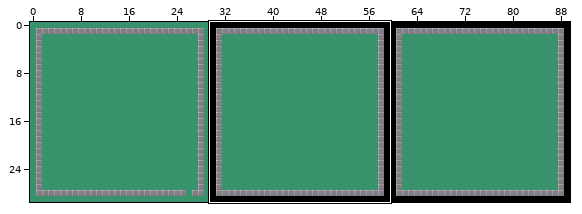
An edit to a level. Tiled map, data/domains/domain.tmx. Above: a wide view before the commit, with the close-up outlined.
Close-up. As it was:
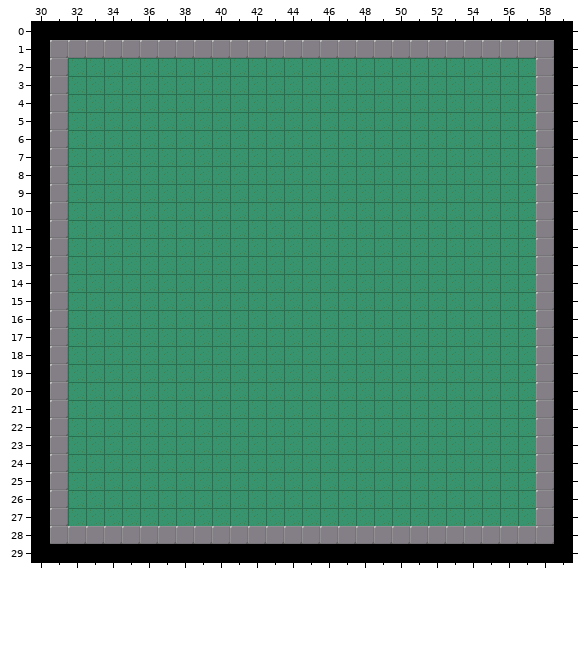
Cells are 32x32 px. Shown: x 30..59, y 0..29. The commit also changed other parts of the map, which this record leaves out.
After the commit:
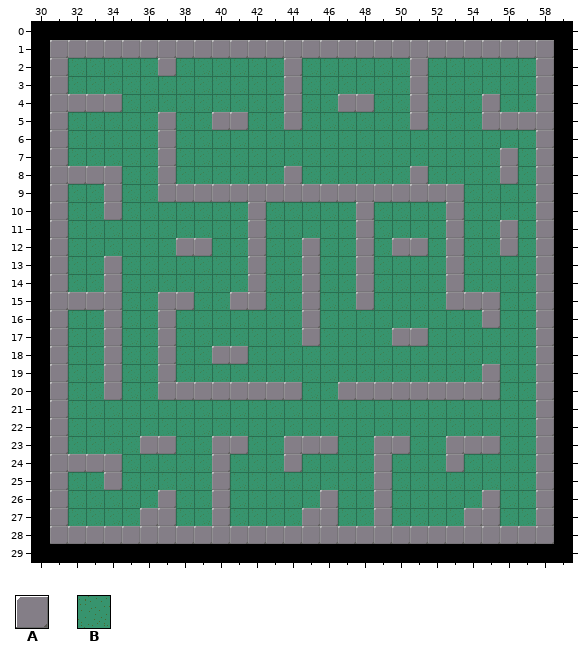
Key: from "3_tiles.png": A 1, B 2.
_ is an empty cell.
Difference:
Layer "Tile Layer 1":
y 2: x 37 B -> A; x 44 B -> A; x 51 B -> A
y 3: x 44 B -> A; x 51 B -> A
y 4: x 32..34 BBB -> AAA; x 44 B -> A; x 47..48 BB -> AA; x 51 B -> A; x 55 B -> A
y 5: x 37 B -> A; x 40..41 BB -> AA; x 44 B -> A; x 51 B -> A; x 55..57 BBB -> AAA
y 6: x 37 B -> A
y 7: x 37 B -> A; x 56 B -> A
y 8: x 32..34 BBB -> AAA; x 37 B -> A; x 44 B -> A; x 51 B -> A; x 56 B -> A
y 9: x 34 B -> A; x 37..53 BBBBBBBBBBBBBBBBB -> AAAAAAAAAAAAAAAAA
y 10: x 34 B -> A; x 42 B -> A; x 48 B -> A; x 53 B -> A
y 11: x 42 B -> A; x 48 B -> A; x 53 B -> A; x 56 B -> A
y 12: x 38..39 BB -> AA; x 42 B -> A; x 45 B -> A; x 48 B -> A; x 50..51 BB -> AA; x 53 B -> A; x 56 B -> A
y 13..14: x 34 B -> A; x 42 B -> A; x 45 B -> A; x 48 B -> A; x 53 B -> A
y 15: x 32..34 BBB -> AAA; x 37..38 BB -> AA; x 41..42 BB -> AA; x 45 B -> A; x 48 B -> A; x 53..55 BBB -> AAA
y 16: x 34 B -> A; x 37 B -> A; x 45 B -> A; x 55 B -> A
y 17: x 34 B -> A; x 37 B -> A; x 45 B -> A; x 50..51 BB -> AA
y 18: x 34 B -> A; x 37 B -> A; x 40..41 BB -> AA
y 19: x 34 B -> A; x 37 B -> A; x 55 B -> A
y 20: x 34 B -> A; x 37..44 BBBBBBBB -> AAAAAAAA; x 47..55 BBBBBBBBB -> AAAAAAAAA
y 23: x 36..37 BB -> AA; x 40..41 BB -> AA; x 44..46 BBB -> AAA; x 49..50 BB -> AA; x 53..55 BBB -> AAA
y 24: x 32..34 BBB -> AAA; x 40 B -> A; x 44 B -> A; x 49 B -> A; x 53 B -> A
y 25: x 34 B -> A; x 40 B -> A; x 49 B -> A
y 26: x 37 B -> A; x 40 B -> A; x 46 B -> A; x 49 B -> A; x 55 B -> A
y 27: x 36..37 BB -> AA; x 40 B -> A; x 45..46 BB -> AA; x 49 B -> A; x 54..55 BB -> AA
